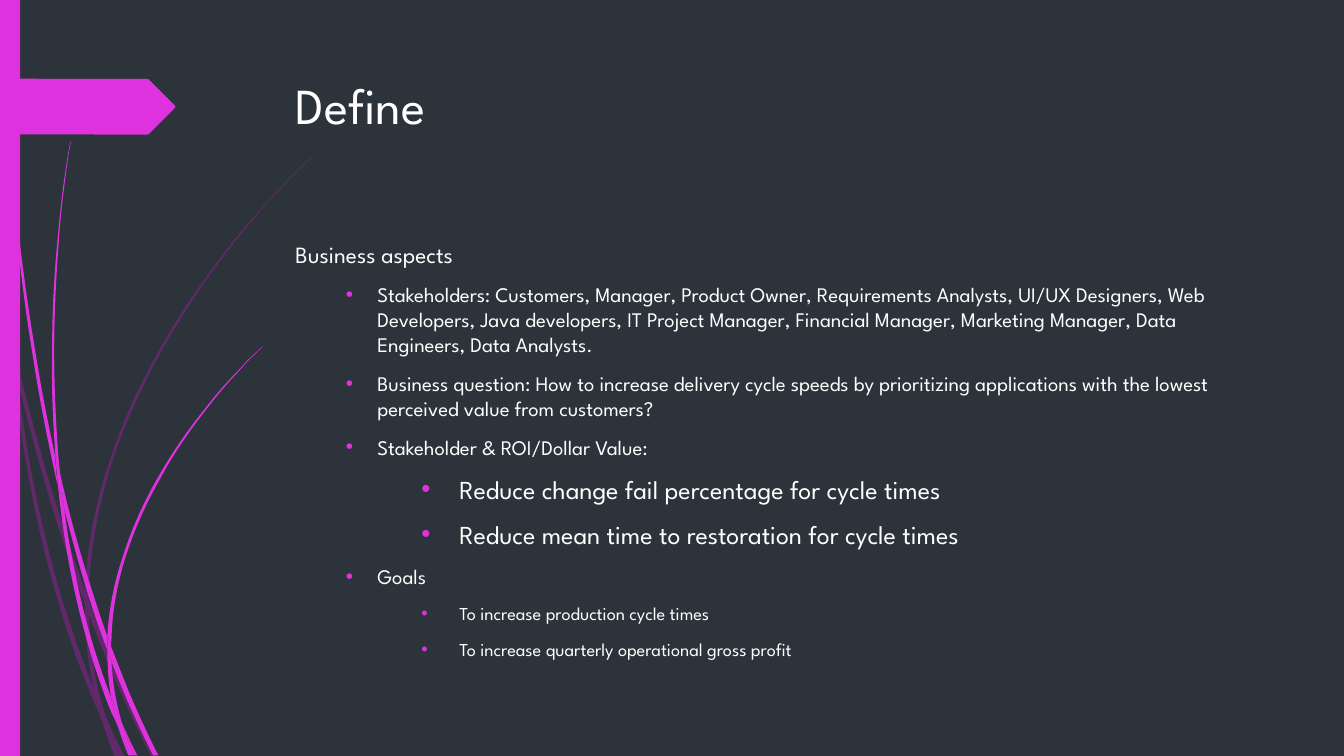
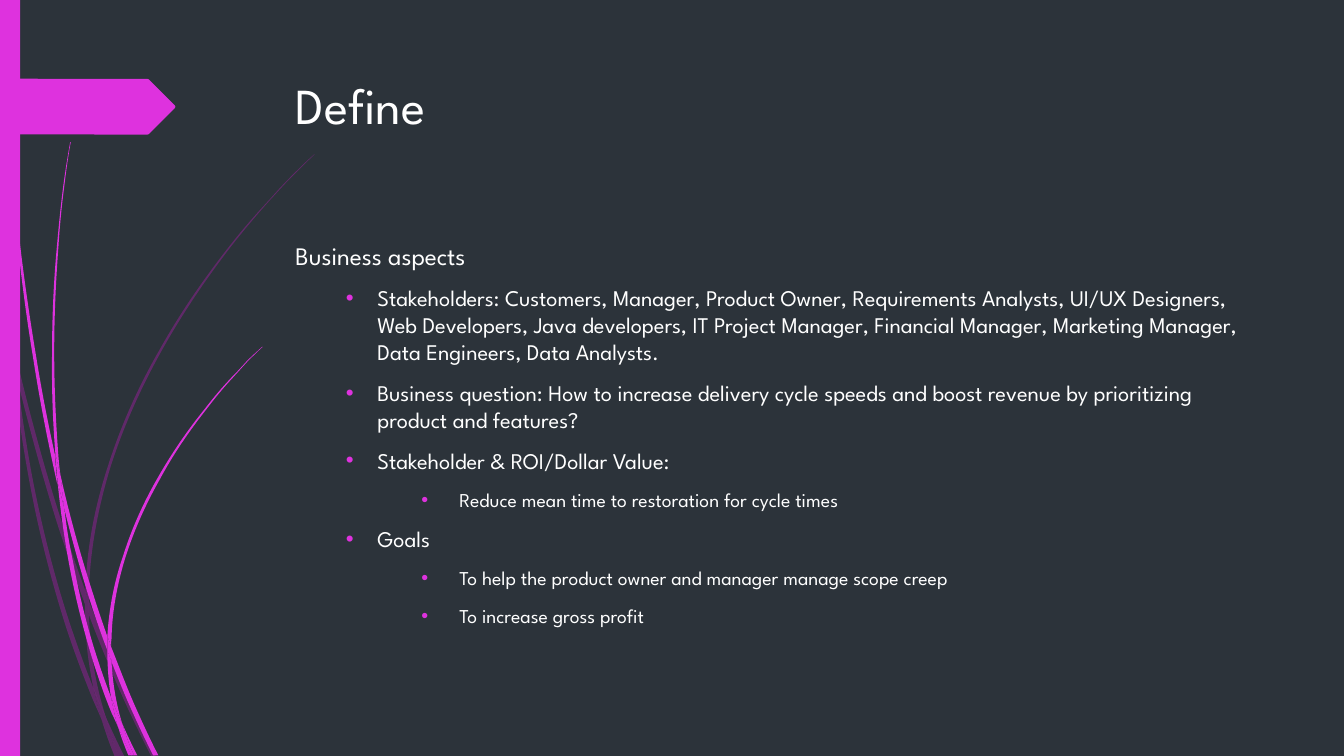
Before and after one commit to isaackarwailow/capstone-project, a slide deck: slide 5 of Capstone Project 2021.pptx. Drawn at 1344x756 pixels with LibreOffice and Linux fonts; fonts in the diff are those of the drawing. Boxes give left, top, right and bottom in pixels: in the first picture for what was removed or moved away, otherwise in the second. Text is boxed around its words. In the diff, an @@ line names an element or a change of style, - is before the commit and + after.

```diff
--- a/Capstone Project 2021.pptx
+++ b/Capstone Project 2021.pptx
@@ text at [295, 248, 1236, 548]: size 16.6 to 18 pt in "Business aspects"; size 14.8 to 16 pt in "Stakeholders: Customers, Manager, Product Owner, Requirement ...", "Stakeholder & ROI/Dollar Value:", "Goals"; size 18.5 to 14 pt in "Reduce mean time to restoration for cycle ..." @@
@@ text at [377, 385, 1192, 433]: text changed; size 14.8 to 16 pt @@
-  • Business question: How to increase delivery cycle speeds by prioritizing applications with the lowest perceived value from customers?
+  • Business question: How to increase delivery cycle speeds and boost revenue by prioritizing product and features?
@@ text at [459, 481, 940, 505]: paragraph removed @@
-    • Reduce change fail percentage for cycle times
@@ text at [459, 571, 948, 628]: text changed; size 12.9 to 14 pt @@
-    • To increase production cycle times
-    • To increase quarterly operational gross profit
+    • To help the product owner and manager manage scope creep
+    • To increase gross profit
```
Also in this commit, not shown: 7 other slides changed, 5 slides added, 2 slides removed.
